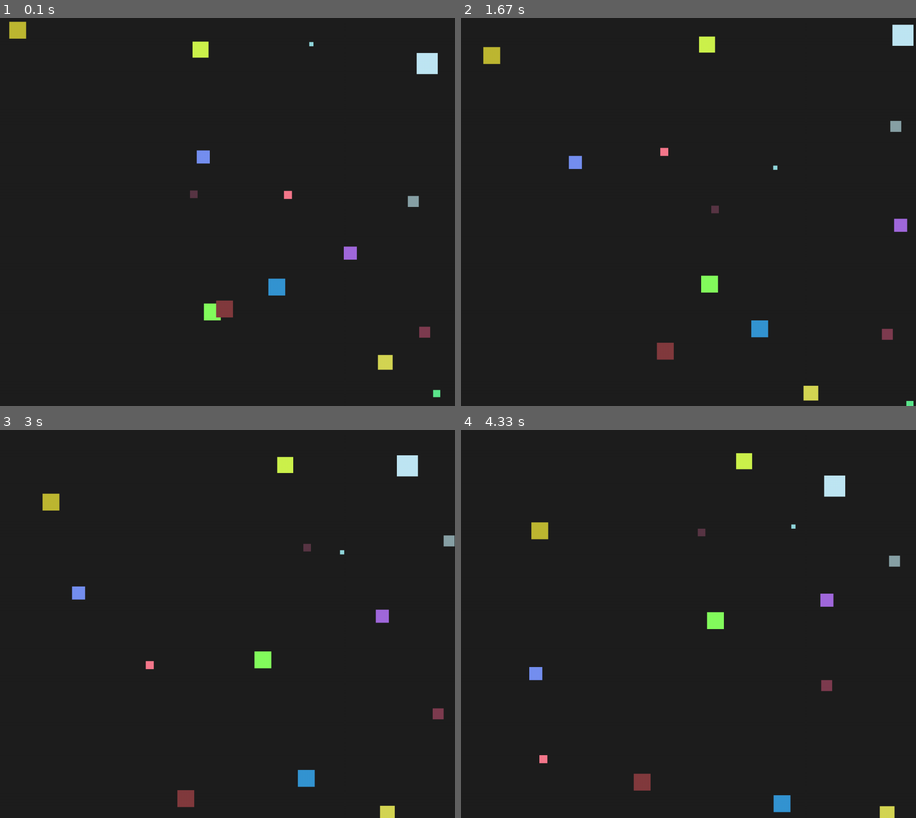
Above: before the commit, frames 1-4 (two rows, left to right).
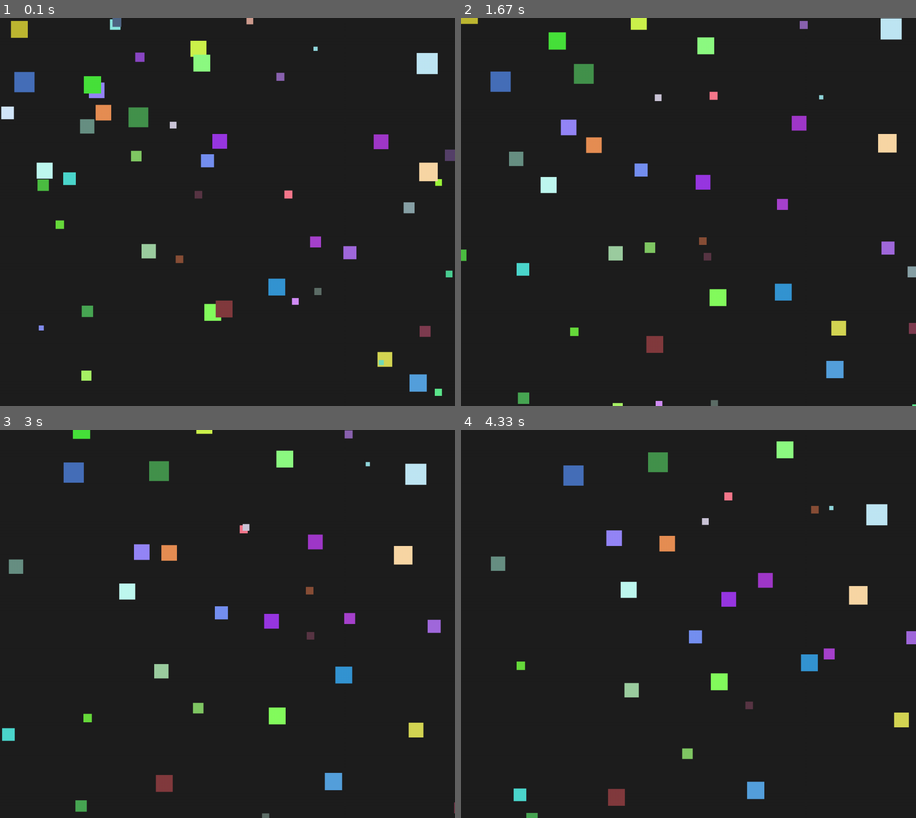
Above: after the commit, the same moments.

Repository: luc11Mhe/lab8-pygame
Game: pygame game, started from main.py
The game is run twice, just before and just after one commit, with the same random seed, the same clock (stepped at 60 frames per second) and the same inputs.
Inputs:
- Up to frame 1 (0.1 s): no input
- Up to frame 2 (1.67 s): no input
- Up to frame 3 (3 s): no input
- Up to frame 4 (4.33 s): no input

The runs differ from the first frame. In frame 1, 3.7% of the frame differs, in the area x 0-100%, y 0-98%; in frame 2, 5.4%, in the area x 0-100%, y 0-100%; in frame 3, 5.1%; in frame 4, 5.1%.

Commit message:
GOGOGAGA

Diff:
--- a/main.py
+++ b/main.py
@@ -83,12 +83,9 @@
     def draw(self, surface):
         pygame.draw.rect(surface, self.color, (self.x, self.y, self.size, self.size))
 
-    def draw(self, surface):
-        pygame.draw.rect(surface, self.color, (self.x, self.y, self.size, self.size))
-
 
 squares = []
-for i in range(15):
+for i in range(50):
     squares.append(Square())
 
 
Not shown, removed: prompts_history.md
